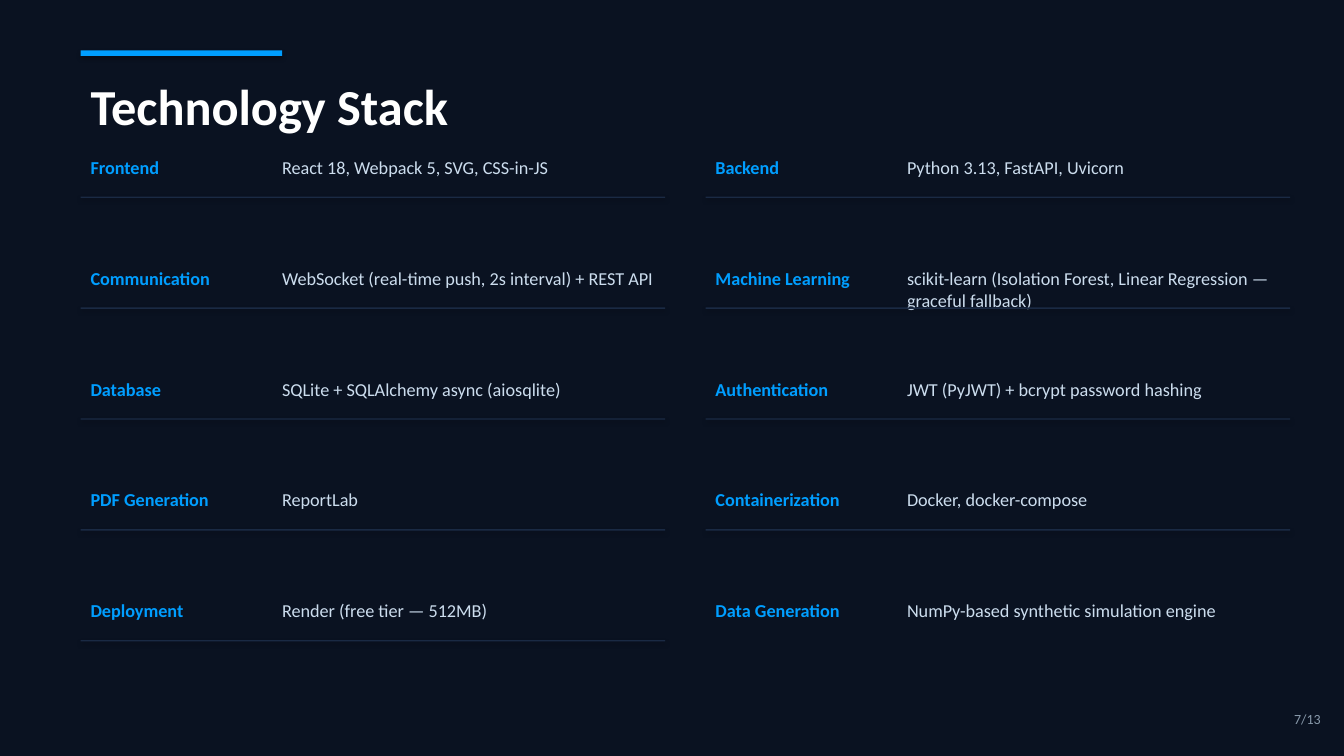
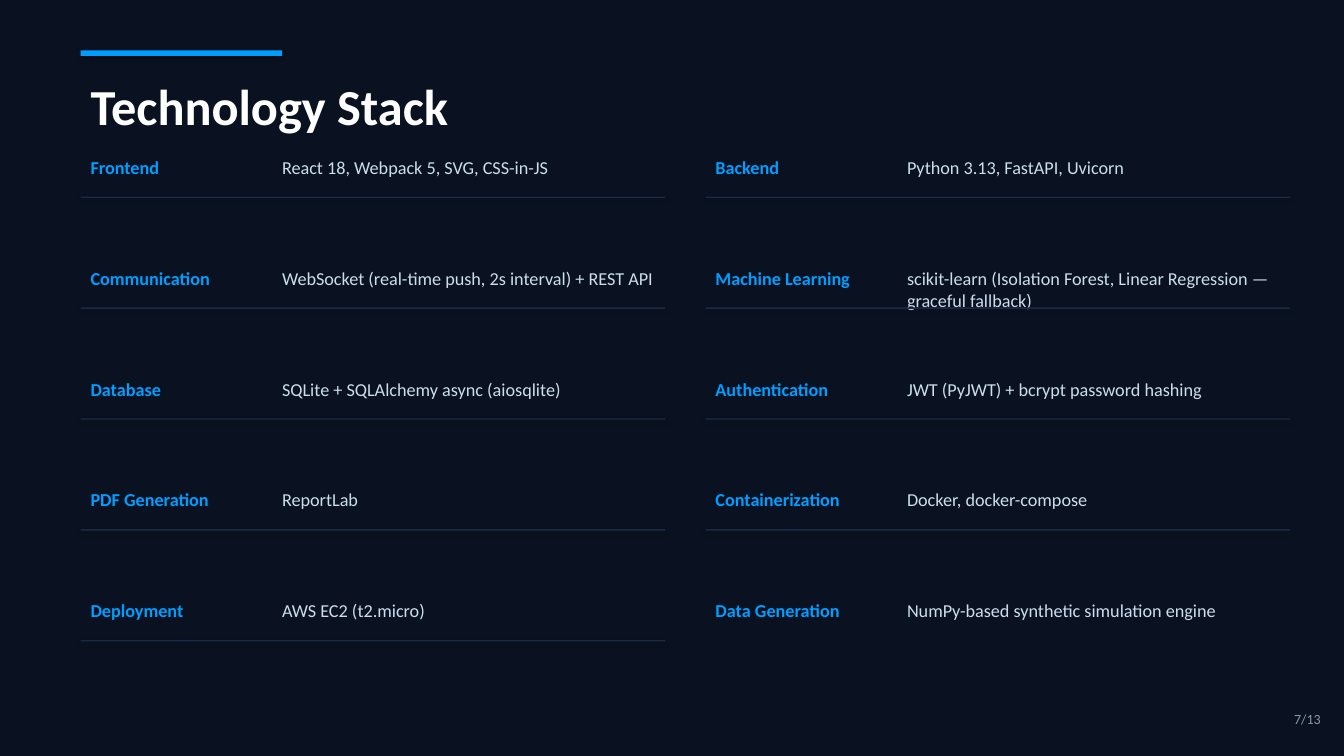
Before and after one commit to shivv23/zeroharm-ai, a slide deck: slide 7 of ZeroHarm_AI_Presentation.pptx. Drawn at 1344x756 pixels with LibreOffice and Linux fonts; fonts in the diff are those of the drawing. Boxes give left, top, right and bottom in pixels: in the first picture for what was removed or moved away, otherwise in the second. Text is boxed around its words. In the diff, an @@ line names an element or a change of style, - is before the commit and + after.

```diff
--- a/ZeroHarm_AI_Presentation.pptx
+++ b/ZeroHarm_AI_Presentation.pptx
@@ text at [282,604,425,620]: text changed @@
-Render (free tier — 512MB)
+AWS EC2 (t2.micro)
```
Also in this commit, not shown: 2 other slides changed, 1 other file.
